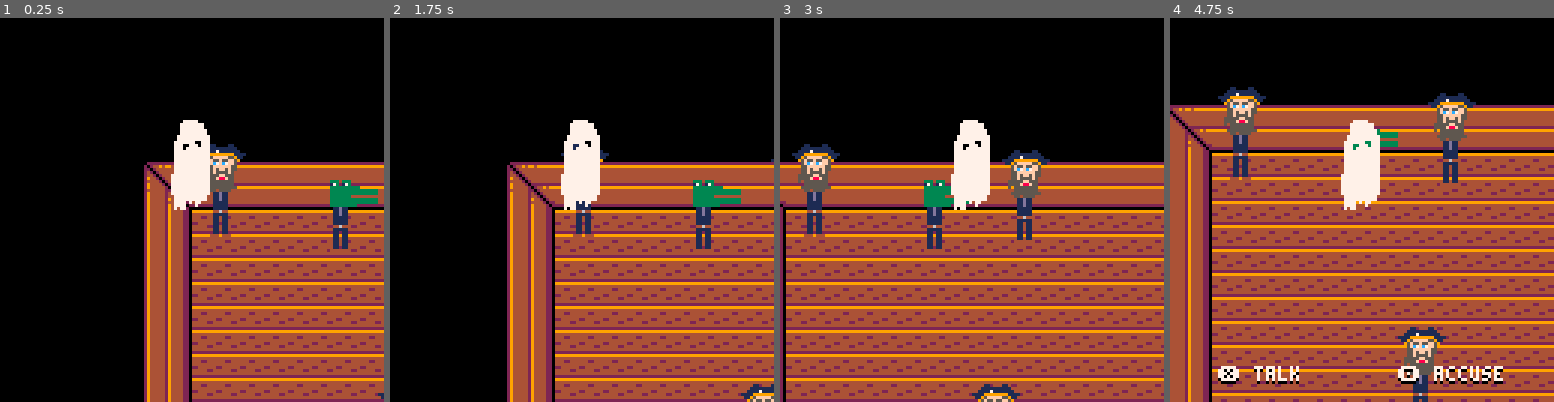
Above: before the commit, frames 1-4 (left to right).
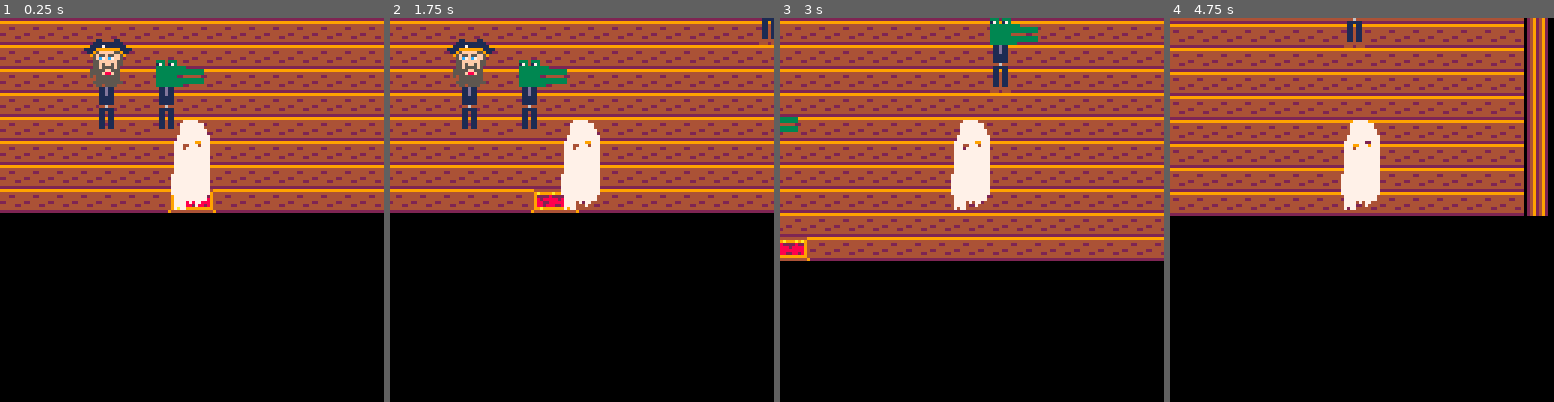
Above: after the commit, the same moments.

Repository: Alfie-Edwards/jaccuse
Game: PICO-8 cartridge game.p8
Same seed, same stepped clock (60 frames per second), same inputs: the game is played once before the commit and once after it.
Inputs (mouse positions are in pixels of both pictures, inside the frame that each line leads up to):
- Up to frame 1 (0.25 s): no input
- Up to frame 2 (1.75 s): tap X (X key) at 0.33, 1.07 s; click (670, 121) at 0.67 s; tap O (Z key) at 0.7, 1.7 s; click (436, 267) at 1.22 s; hold Right from 1.6 s (still down)
- Up to frame 3 (3 s): click (887, 114) at 1.77 s; tap X (X key) at 1.85, 2.97 s; release Right at 2.1 s; tap O (Z key) at 2.1, 2.5, 2.9 s; hold Up 2.15-2.42 s; click (952, 259) at 2.32 s; hold Right from 2.47 s (still down); click (1014, 106) at 2.87 s
- Up to frame 4 (4.75 s): release Right at 3.03 s; hold Left 3.08-3.58 s; tap O (Z key) every 0.4 s from 3.3 to 4.5 s; click (1465, 256) at 3.42 s; hold Down 3.63-3.97 s; click (1231, 102) at 3.97 s; hold Right 4.02-4.68 s; tap X (X key) at 4.08 s; click (1292, 248) at 4.52 s; hold Up from 4.73 s (still down)

The runs differ from the first frame. In frame 1, 76% of the frame differs, in the area x 0-100%, y 0-100%; in frame 2, 79%; in frame 3, 87%; in frame 4, 86%.

Commit message:
Spawn player at enterance

Diff:
--- a/game.p8
+++ b/game.p8
@@ -22,9 +22,9 @@
 		guest6 = sprite(10, 2, 2, 8, 16),
 		guest7 = sprite(12, 2, 2, 4, 16),
 		guest8 = sprite(14, 2, 2, 8, 16),
-		wall_corner = sprite(221, 2, 2, 16, 16),
+		wall_corner = sprite(222, 1, 2, 8, 16),
 		wall_edge_h = sprite(223, 1, 2, 0, 16),
-		wall_edge_v = sprite(253, 2, 1, 16, 0),
+		wall_edge_v = sprite(254, 1, 1, 8, 0),
 		floor = sprite(255, 1, 1, 0, 0),
 	}
 
@@ -71,17 +71,14 @@
 	cls(0)
 
 	-- Wall corners
-	draw_sprite(sprites.wall_corner, 0, 0, false, false)
-	draw_sprite(sprites.wall_corner, 240, 0, true, false)
-	draw_sprite(sprites.wall_corner, 240, 240, true, true)
-	draw_sprite(sprites.wall_corner, 0, 240, false, true)
+	draw_sprite(sprites.wall_corner, 0, 0)
+	draw_sprite(sprites.wall_corner, 248, 0, true)
 
 	-- Wall edges
 	for i = 0, 31 do
 		draw_sprite(sprites.wall_edge_h, i * 8, 0)
-		draw_sprite(sprites.wall_edge_h, i * 8, 240, false, true)
 		draw_sprite(sprites.wall_edge_v, 0, i * 8)
-		draw_sprite(sprites.wall_edge_v, 240, i * 8, true, false)
+		draw_sprite(sprites.wall_edge_v, 248, i * 8, true, false)
 	end
 
 	map(0, 0, 0, 0, 128, 128)
@@ -297,4 +294,4 @@
 ffffffffffffffffffffffffffffffffffffffffffffffffffffffffffffffff000000000000000000000000000000000000000000000000000000000000000000000000000000000000000000000000000000000000000000000000000000000000000000000000000000000000000000000000000000000000000000000000
 ffffffffffffffffffffffffffffffffffffffffffffffffffffffffffffffff000000000000000000000000000000000000000000000000000000000000000000000000000000000000000000000000000000000000000000000000000000000000000000000000000000000000000000000000000000000000000000000000
 ffffffffffffffffffffffffffffffffffffffffffffffffffffffffffffffff000000000000000000000000000000000000000000000000000000000000000000000000000000000000000000000000000000000000000000000000000000000000000000000000000000000000000000000000000000000000000000000000
-ffffffffffffffffffffffffffffffffffffffffffffffffffffffffffffffff000000000000000000000000000000000000000000000000000000000000000000000000000000000000000000000000000000000000000000000000000000000000000000000000000000000000000000000000000000000000000000000000
+fffffffffffffffffffffffffffffffcfdffffffffffffffffffffffffffffff000000000000000000000000000000000000000000000000000000000000000000000000000000000000000000000000000000000000000000000000000000000000000000000000000000000000000000000000000000000000000000000000
--- a/player.lua
+++ b/player.lua
@@ -1,7 +1,7 @@
 function init_player()
 	player = {
-		x = 0,
-		y = 0,
+		x = 128,
+		y = 255,
 	}
 end
 
@@ -11,13 +11,13 @@
 			player.x = max(player.x - 1, 0)
 		end
 		if btn(1) then
-			player.x = min(player.x + 1, 256)
+			player.x = min(player.x + 1, 255)
 		end
 		if btn(2) then
 			player.y = max(player.y - 1, 0)
 		end
 		if btn(3) then
-			player.y = min(player.y + 1, 256)
+			player.y = min(player.y + 1, 255)
 		end
 	end
 end
Not shown, changed: 24 lines of the sprite sheet (__gfx__) section of game.p8
